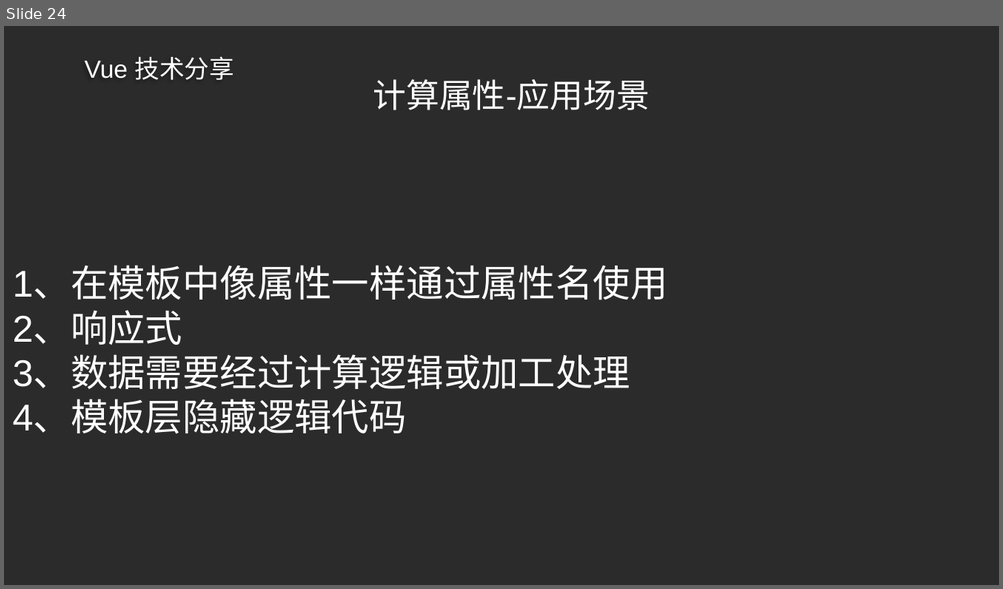
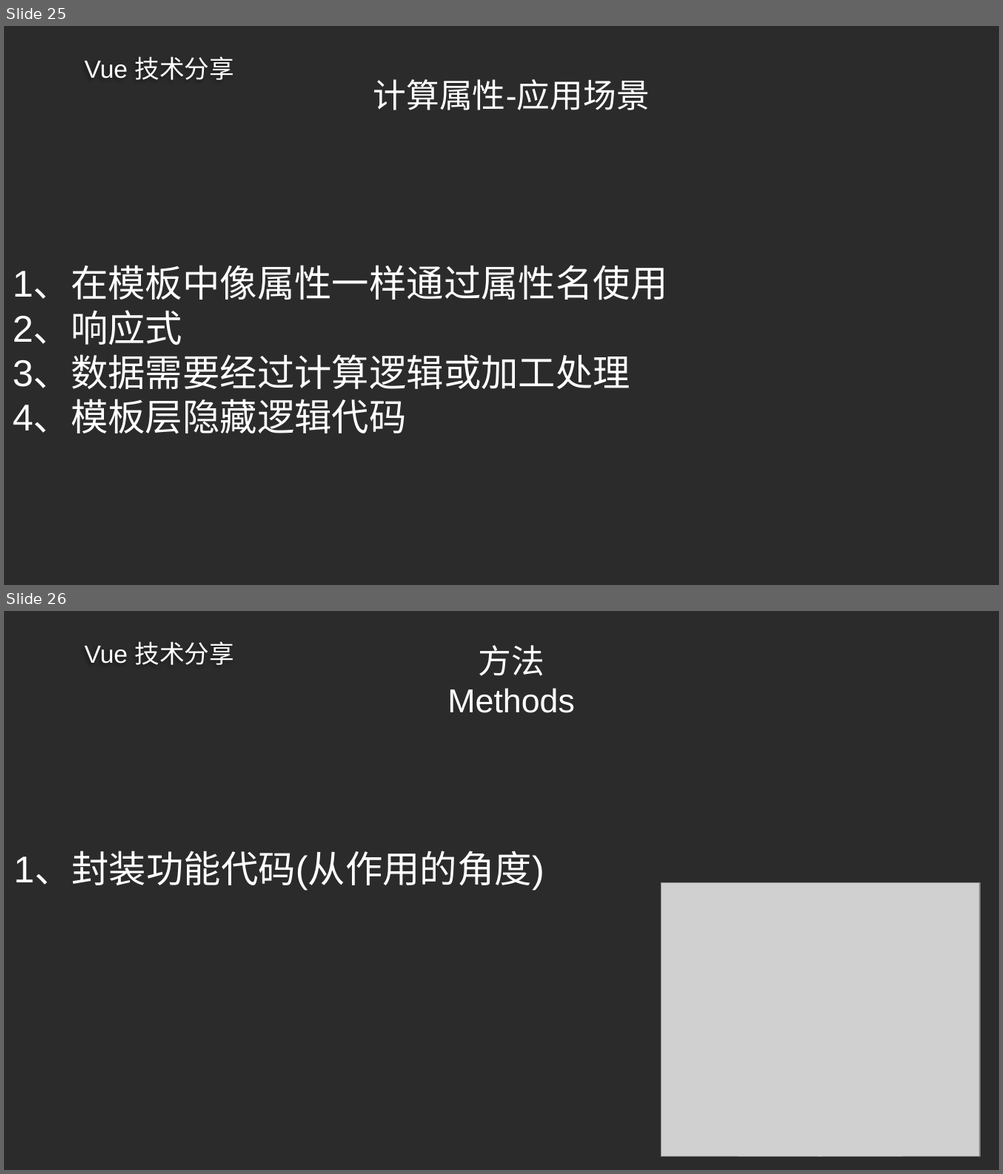
Before and after one commit to ldjdd/traing-library, a slide deck: vue/成稿.pptx. Shown one above the other, each under a label of ours: slide 24 before the commit, slides 25 and 26 after it. The pictures are 1003x589 and 1003x1174 pixels, drawn with LibreOffice and Linux fonts; fonts in the diff are those of the drawing; grey boxes stand for pictures; background and template pictures are left out; a plain dark background stands for a picture behind light text. Boxes give left, top, right and bottom in pixels: in the first picture for what was removed or moved away, otherwise in the second. Text is boxed around its words. In the diff, an @@ line names an element or a change of style, - is before the commit and + after.

```diff
--- a/vue/成稿.pptx
+++ b/vue/成稿.pptx
@@ slide 26 added at [4,611,999,1170], background picture (left out); not listed: 1 template element that a slide beside it also shows @@
@@ title added at [447,645,575,713], 32 pt, text #FFFFFF @@
+方法
+Methods
@@ text added at [14,853,544,890], 36 pt, text #FFFFFF @@
+1、封装功能代码(从作用的角度)
@@ picture added at [661,883,980,1158] @@
@@ what was slide 24 is now slide 25 @@
```
Also in this commit, not shown: 3 slides changed, 3 other slides added, 4 slides removed, 2 other files.
